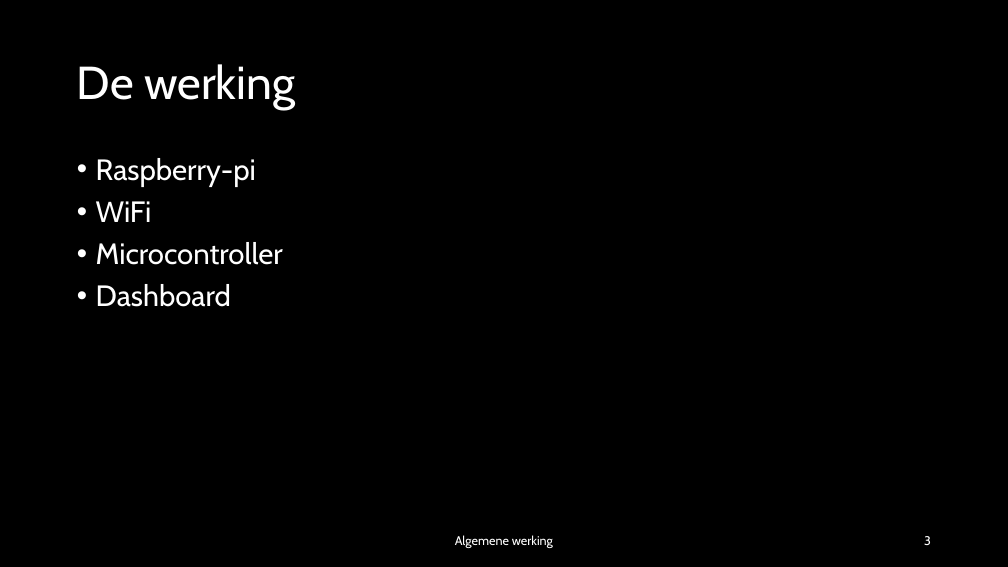
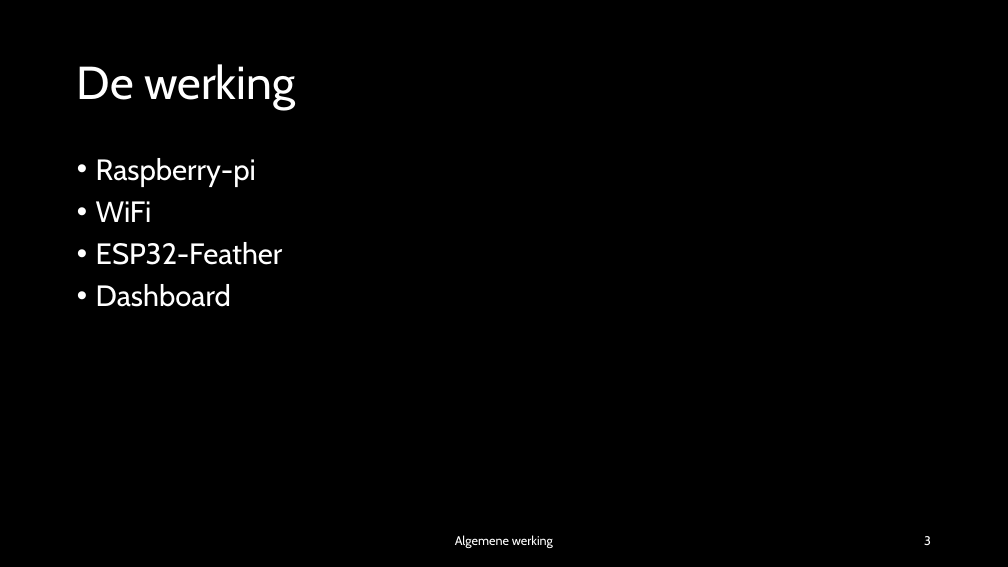
Before and after one commit to Nowie69/Eindproject-Robot-6ICW, a slide deck: slide 3 of Robot met mecanum wheels.pptx. Drawn at 1008x567 pixels with LibreOffice and Linux fonts; fonts in the diff are those of the drawing; background and template pictures are left out. Boxes give left, top, right and bottom in pixels: in the first picture for what was removed or moved away, otherwise in the second. Text is boxed around its words. In the diff, an @@ line names an element or a change of style, - is before the commit and + after.

```diff
--- a/Robot met mecanum wheels.pptx
+++ b/Robot met mecanum wheels.pptx
@@ text at (x1=96, y1=242, x2=283, y2=265): text changed @@
-• Microcontroller
+• ESP32-Feather
```
Also in this commit, not shown: 2 other slides changed, 8 slides added, 1 other file.
